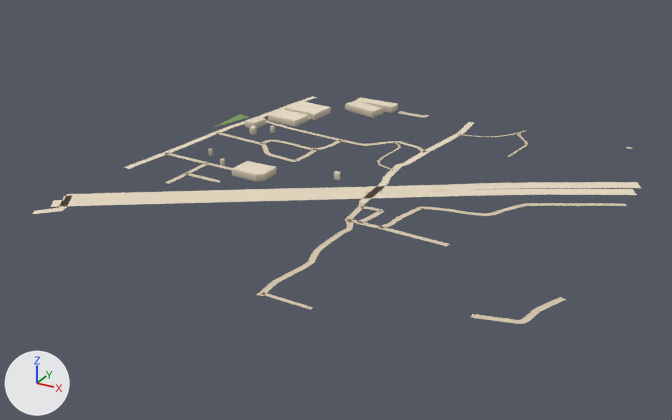
Before and after pictures for a commit that changed the glTF model public/assets/bengaluru-region-v1/tiles/t7_-26-l0.glb.
Rendered twice from a 50 mm lens placed at (4157.0, -13551.0, 367.0), pointed at (3728.0, -12771.0, -23.0). Every picture has the same lights, and +X, +Y and +Z are marked at lower left. The first picture is the older version.

Before the edit, the objects in view are built like this:
```python
me_building = bpy.data.meshes.new('building')
me_building.from_pydata(...)  # 116 vertices, 150 faces; spans x 32.0..218.0, y 208.0..508.0, z 0.0..8.0
me_building.materials.append(mat_building)
me_ground = bpy.data.meshes.new('ground')
me_ground.from_pydata(...)  # 459 vertices, 393 faces; spans x -4.0..504.0, y 0.0..503.0, z 1.0
me_ground.materials.append(mat_ground)
# before: 367 (503.0, 112.0, 1.0) at pixel (566, 299), 368 (497.0, 115.0, 1.0) at pixel (560, 296)
ob_building = bpy.data.objects.new('building', me_building)
ob_building.location = (3500.0, -13000.0, 0.0)
ob_ground = bpy.data.objects.new('ground', me_ground)
ob_ground.location = (3500.0, -13000.0, 0.0)
```
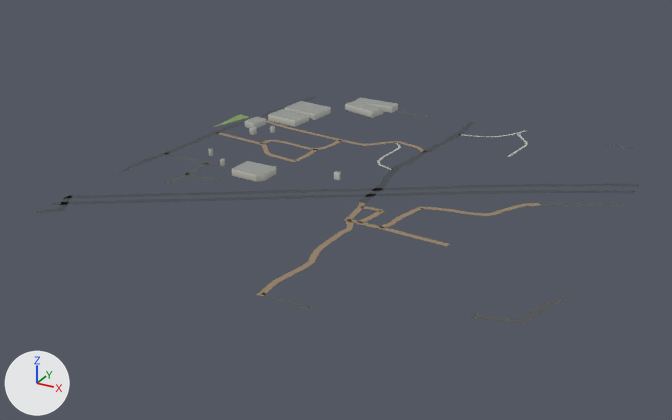
Changed parts and their boxes (x1, y1, x2, y2) in the pictures (672 x 420 px; the box of a moved part takes in the faces that stretch with it):
'ground', reshaped: before (33, 96, 641, 324); after (31, 97, 640, 324)
part 1 of me_building, recoloured: (208, 97, 398, 180) in both
part 2 of me_ground, rebuilt (16% shorter): before (65, 182, 641, 200); after (63, 184, 640, 199)
part 3 of me_ground, rebuilt (16% shorter): before (50, 189, 637, 207); after (50, 190, 635, 205)
part 4 of me_ground, moved or reshaped: before (301, 96, 633, 206); after (301, 97, 633, 206)
part 5 of me_ground, moved or reshaped: before (33, 153, 167, 214); after (31, 153, 167, 214)
part 6 of me_ground, moved or reshaped: before (553, 297, 566, 303); after (553, 295, 566, 303)
part 7 of me_ground, recoloured: (33, 97, 634, 324) in both

Patch to the scene script:
```diff
--- a/public/assets/bengaluru-region-v1/tiles/t7_-26-l0.glb.py
+++ b/public/assets/bengaluru-region-v1/tiles/t7_-26-l0.glb.py
@@ me_building @@
 # used by ob_building; location = (3500.0, -13000.0, 0.0)
-me_building.from_pydata(...)  # 116 vertices, 150 faces; spans x 32.0..218.0, y 208.0..508.0, z 0.0..8.0
+me_building.from_pydata(...)  # 116 vertices, 184 faces; spans x 32.0..218.0, y 208.0..508.0, z 0.0..8.0
+# me_building part 1: 150 kept faces spanning x 32.0..218.0, y 208.0..508.0, z 0.0..8.0 get new vertex colours
+# edits to the shape of me_building do not show in these pictures
 me_building.materials.append(mat_building)
@@ me_ground @@
 # used by ob_ground; location = (3500.0, -13000.0, 0.0)
 # verts and faces of me_ground; kept vertices keep their numbers, new ones are numbered from 459
-me_ground.from_pydata(...)  # 459 vertices, 393 faces; spans x -4.0..504.0, y 0.0..503.0, z 1.0
+me_ground.from_pydata(...)  # 466 vertices, 400 faces; spans x 0.0..500.0, y 0.0..500.0, z 1.0
+# me_ground part 2: the loose piece of 40 vertices spanning x -4.0..504.0, y 71.0..396.0, z 1.0 is rebuilt with 42 vertices and now spans x 0.0..500.0, y 73.0..393.0, z 1.0
+# me_ground part 3: the loose piece of 36 vertices spanning x -4.0..504.0, y 52.0..375.0, z 1.0 is rebuilt with 38 vertices and now spans x 0.0..500.0, y 54.0..372.0, z 1.0
+# me_ground part 4
+# 5 vertices are removed from x 210.0..469.0, y 488.0..502.0, z 1.0
+# 8 faces are deleted
+# 10 vertices move from x 42.0..501.0, y 327.0..503.0, z 1.0 to x 42.0..500.0, y 327.0..500.0, z 1.0
+# 6 vertices are added at (468.0, 500.0, 1.0), (435.0, 500.0, 1.0), (430.0, 500.0, 1.0), (214.0, 489.0, 1.0), (208.0, 496.0, 1.0), (343.0, 500.0, 1.0)
+# 9 new faces join them
+# me_ground part 5
+# 5 vertices are removed from x -3.0..12.0, y 55.0..190.0, z 1.0
+# 6 faces are deleted
+# 7 vertices move from x -4.0..22.0, y 31.0..170.0, z 1.0 to x 0.0..22.0, y 30.0..153.0, z 1.0
+# 7 vertices are added at x 0.0..13.0, y 55.0..201.0, z 1.0
+# 8 new faces join them
+# me_ground part 6
+verts[367] = (500.0, 107.0, 1.0)  # moved, pixel (561, 302)
+verts[368] = (500.0, 120.0, 1.0)  # moved, pixel (566, 294)
+# me_ground part 7: 301 kept faces spanning x 0.0..500.0, y 0.0..500.0, z 1.0 get new vertex colours
+# other edits to the shape of me_ground do not show in these pictures
 me_ground.materials.append(mat_ground)
```
